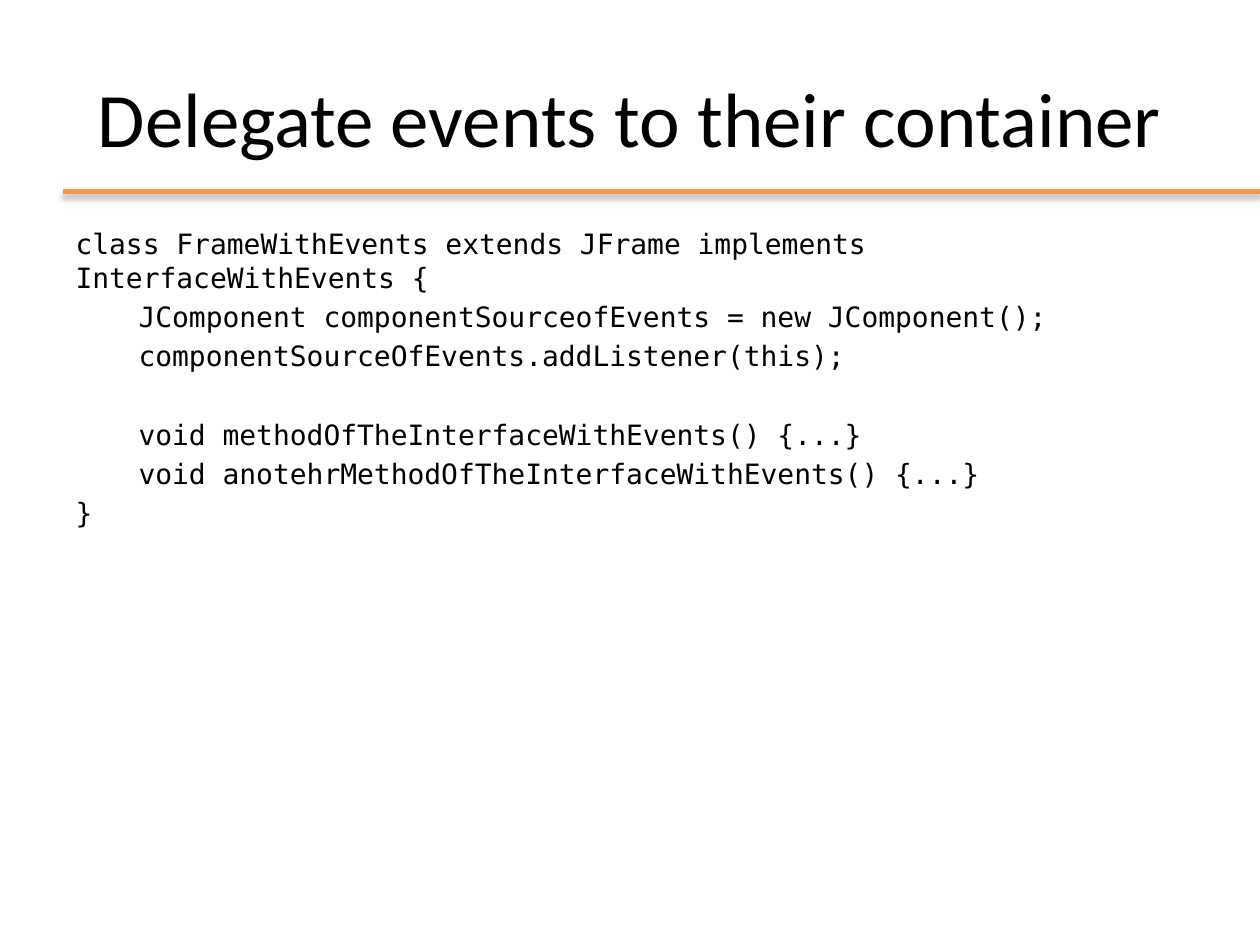
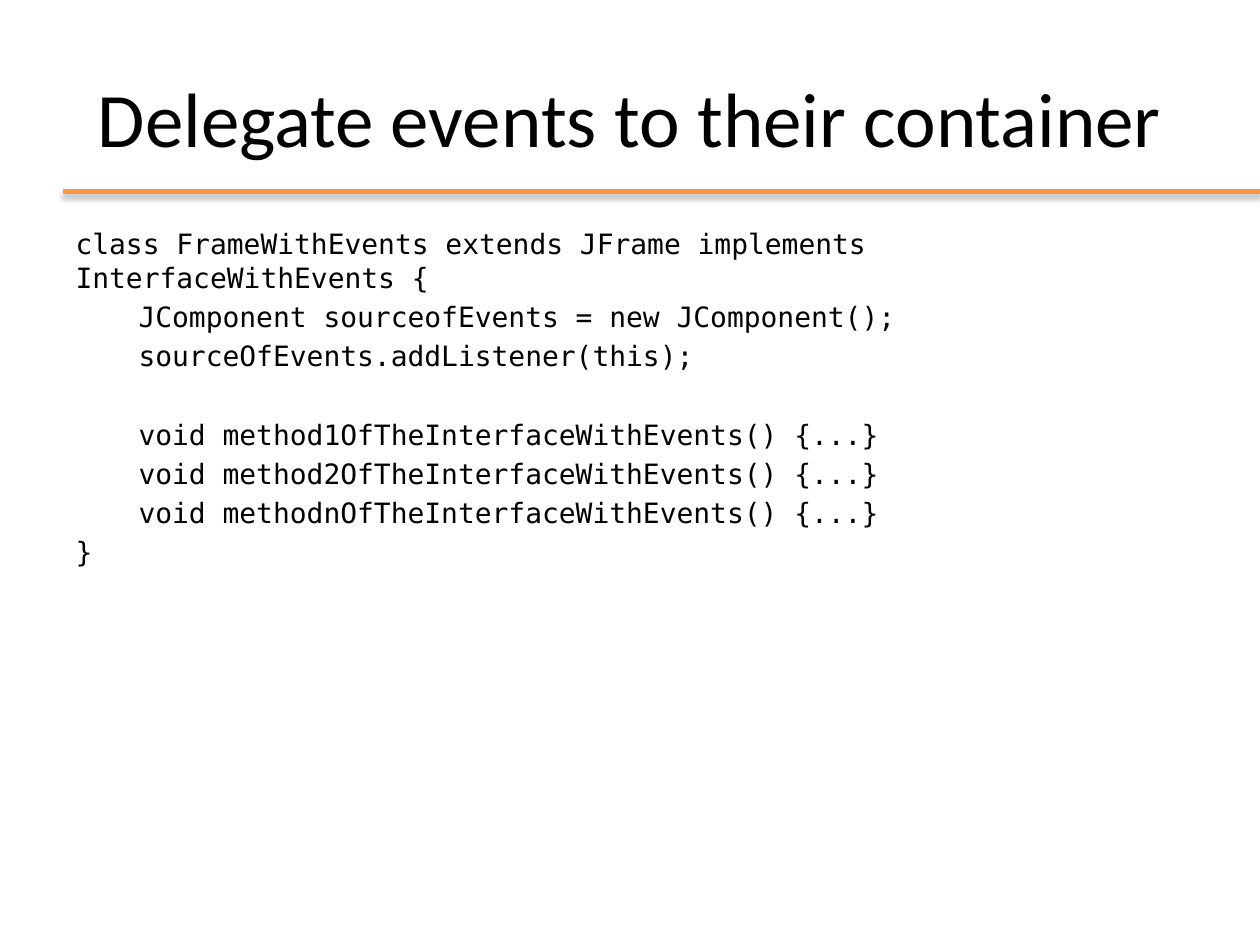
Before and after one commit to Andrea99-beep/ooprogramming, a slide deck: slide 54 of slides/ppt/07_Swing.pptx (slide 55 before the commit). Drawn at 1260x945 pixels with LibreOffice and Linux fonts; fonts in the diff are those of the drawing; background and template pictures are left out. Boxes give left, top, right and bottom in pixels: in the first picture for what was removed or moved away, otherwise in the second. Text is boxed around its words. In the diff, an @@ line names an element or a change of style, - is before the commit and + after.

```diff
--- a/slides/ppt/07_Swing.pptx
+++ b/slides/ppt/07_Swing.pptx
@@ text at (x1=139, y1=305, x2=896, y2=527): text changed @@
-JComponent componentSourceofEvents = new JComponent();
-componentSourceOfEvents.addListener(this);
-void methodOfTheInterfaceWithEvents() {...}
-void anotehrMethodOfTheInterfaceWithEvents() {...}
+JComponent sourceofEvents = new JComponent();
+sourceOfEvents.addListener(this);
+void method1OfTheInterfaceWithEvents() {...}
+void method2OfTheInterfaceWithEvents() {...}
+void methodnOfTheInterfaceWithEvents() {...}
```
Also in this commit, not shown: 28 other slides changed, 1 slide removed, 13 other files.
